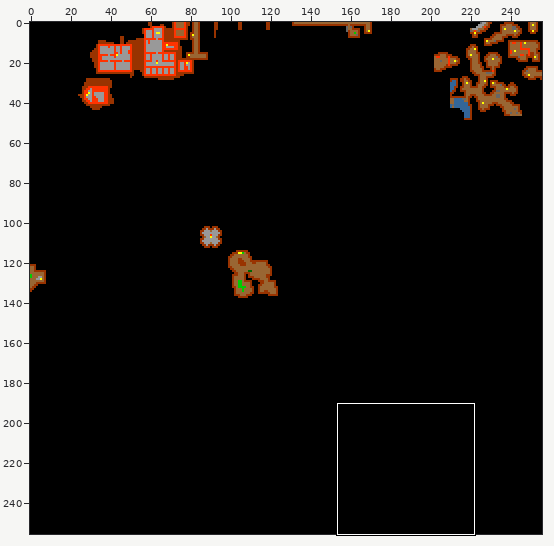
One commit to this sprite sheet: minimap/Minimap_Color_32256_32256_8.png. Above, an overview of the earlier version with the close-up marked.
Close-up. Earlier state:
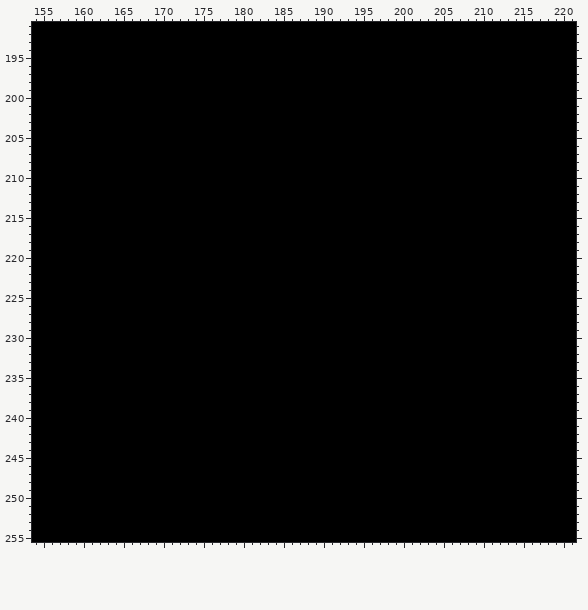
The file is 256x256 pixels. Shown: x 154..221, y 191..255.
After:
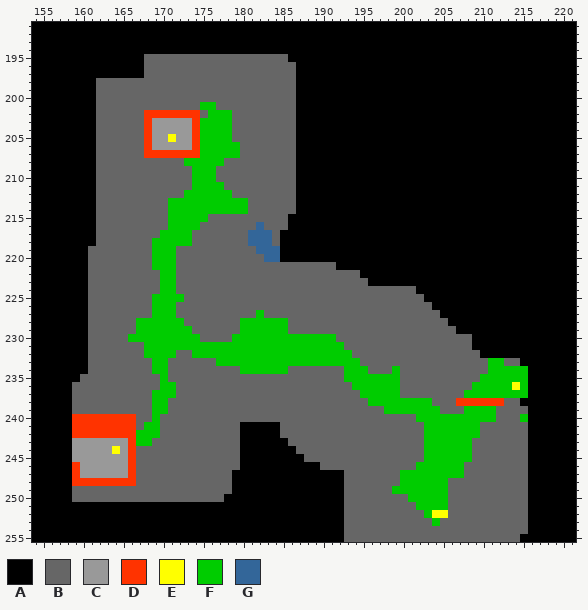
Palette (. is transparent): A #000000  B #666666  C #999999  D #ff3300  E #ffff00  F #00cc00  G #336699
From old to new:
Changed rows in their new state; - is an unchanged pixel.
first column x 159:
195 ---------BBBBBBBBBBBBBBBBBB------------------------------
196 ---------BBBBBBBBBBBBBBBBBBB-----------------------------
197 ---------BBBBBBBBBBBBBBBBBBB-----------------------------
198 ---BBBBBBBBBBBBBBBBBBBBBBBBB-----------------------------
199 ---BBBBBBBBBBBBBBBBBBBBBBBBB-----------------------------
200 ---BBBBBBBBBBBBBBBBBBBBBBBBB-----------------------------
201 ---BBBBBBBBBBBBBFFBBBBBBBBBB-----------------------------
202 ---BBBBBBDDDDDDDBFFFBBBBBBBB-----------------------------
203 ---BBBBBBDCCCCCDFFFFBBBBBBBB-----------------------------
204 ---BBBBBBDCCCCCDFFFFBBBBBBBB-----------------------------
205 ---BBBBBBDCCECCDFFFFBBBBBBBB-----------------------------
206 ---BBBBBBDCCCCCDFFFFFBBBBBBB-----------------------------
207 ---BBBBBBDDDDDDDFFFFFBBBBBBB-----------------------------
208 ---BBBBBBBBBBBFFFFFBBBBBBBBB-----------------------------
209 ---BBBBBBBBBBBBFFFBBBBBBBBBB-----------------------------
210 ---BBBBBBBBBBBBFFFBBBBBBBBBB-----------------------------
211 ---BBBBBBBBBBBBFFFFBBBBBBBBB-----------------------------
212 ---BBBBBBBBBBBFFFFFFBBBBBBBB-----------------------------
213 ---BBBBBBBBBFFFFFFFFFFBBBBBB-----------------------------
214 ---BBBBBBBBBFFFFFFFFFFBBBBBB-----------------------------
215 ---BBBBBBBBBFFFFFBBBBBBBBBB------------------------------
216 ---BBBBBBBBBFFFFBBBBBBBGBBB------------------------------
217 ---BBBBBBBBFFFFBBBBBBBGGGB-------------------------------
218 ---BBBBBBBFFFFFBBBBBBBGGGB-------------------------------
219 --BBBBBBBBFFFBBBBBBBBBBGGG-------------------------------
220 --BBBBBBBBFFFBBBBBBBBBBBGG-------------------------------
221 --BBBBBBBBFFFBBBBBBBBBBBBBBBBBBBB------------------------
222 --BBBBBBBBBFFBBBBBBBBBBBBBBBBBBBBBBB---------------------
223 --BBBBBBBBBFFBBBBBBBBBBBBBBBBBBBBBBBB--------------------
224 --BBBBBBBBBFFBBBBBBBBBBBBBBBBBBBBBBBBBBBBBB--------------
225 --BBBBBBBBFFFFBBBBBBBBBBBBBBBBBBBBBBBBBBBBBB-------------
226 --BBBBBBBBFFFBBBBBBBBBBBBBBBBBBBBBBBBBBBBBBBB------------
227 --BBBBBBBBFFFBBBBBBBBBBFBBBBBBBBBBBBBBBBBBBBBB-----------
228 --BBBBBBFFFFFFBBBBBBBFFFFFFBBBBBBBBBBBBBBBBBBBB----------
229 --BBBBBBFFFFFFFBBBBBBFFFFFFBBBBBBBBBBBBBBBBBBBBB---------
230 --BBBBBFFFFFFFFFBBBBFFFFFFFFFFFFFBBBBBBBBBBBBBBBBB-------
231 --BBBBBBBFFFFFFFFFFFFFFFFFFFFFFFFFBBBBBBBBBBBBBBBB-------
232 --BBBBBBBFFFFBBFFFFFFFFFFFFFFFFFFFFBBBBBBBBBBBBBBBB------
233 --BBBBBBBBFFBBBBBBFFFFFFFFFFFFFFFFFFBBBBBBBBBBBBBBBBFFBB-
234 --BBBBBBBBFFBBBBBBBBBFFFFFFBBBBBBBFFFBBBFBBBBBBBBBBBFFFFF
235 -BBBBBBBBBBFBBBBBBBBBBBBBBBBBBBBBBFFFFFFFBBBBBBBBBBFFFFFF
236 BBBBBBBBBBBFFBBBBBBBBBBBBBBBBBBBBBBFFFFFFBBBBBBBBBFFFFFEF
237 BBBBBBBBBBFFFBBBBBBBBBBBBBBBBBBBBBBBFFFFFBBBBBBBBFFFFFFFF
238 BBBBBBBBBBFFBBBBBBBBBBBBBBBBBBBBBBBBBFFFFFFFFBBBDDDDDDBB-
239 BBBBBBBBBBFFBBBBBBBBBBBBBBBBBBBBBBBBBBBFFFFFFFBBBFFFFBBBB
240 DDDDDDDDBBFBBBBBBBBBBBBBBBBBBBBBBBBBBBBBBBBFFFFFFFFFFBBBF
241 DDDDDDDDBFFBBBBBBBBBB-----BBBBBBBBBBBBBBBBBBFFFFFFFBBBBBB
242 DDDDDDDDFFFBBBBBBBBBB-----BBBBBBBBBBBBBBBBBBFFFFFFFBBBBBB
243 CCCCCCCDFFBBBBBBBBBBB------BBBBBBBBBBBBBBBBBFFFFFFBBBBBBB
244 CCCCCECDBBBBBBBBBBBBB-------BBBBBBBBBBBBBBBBFFFFFFBBBBBBB
245 CCCCCCCDBBBBBBBBBBBBB--------BBBBBBBBBBBBBBBFFFFFFBBBBBBB
246 DCCCCCCDBBBBBBBBBBBBB----------BBBBBBBBBBBBFFFFFFBBBBBBBB
247 DCCCCCCDBBBBBBBBBBBB--------------BBBBBBBFFFFFFFFBBBBBBBB
248 DDDDDDDDBBBBBBBBBBBB--------------BBBBBBBFFFFFFBBBBBBBBBB
249 BBBBBBBBBBBBBBBBBBBB--------------BBBBBBFFFFFFFBBBBBBBBBB
250 BBBBBBBBBBBBBBBBBBB---------------BBBBBBBBFFFFFBBBBBBBBBB
251 ----------------------------------BBBBBBBBBFFFFBBBBBBBBBB
252 ----------------------------------BBBBBBBBBBFEEBBBBBBBBBB
253 ----------------------------------BBBBBBBBBBBFBBBBBBBBBBB
254 ----------------------------------BBBBBBBBBBBBBBBBBBBBBBB
255 ----------------------------------BBBBBBBBBBBBBBBBBBBBBB-
Changed places in both close-ups, as pixel boxes (x1, y1, x2, y2):
changed: (72, 54, 528, 542)
